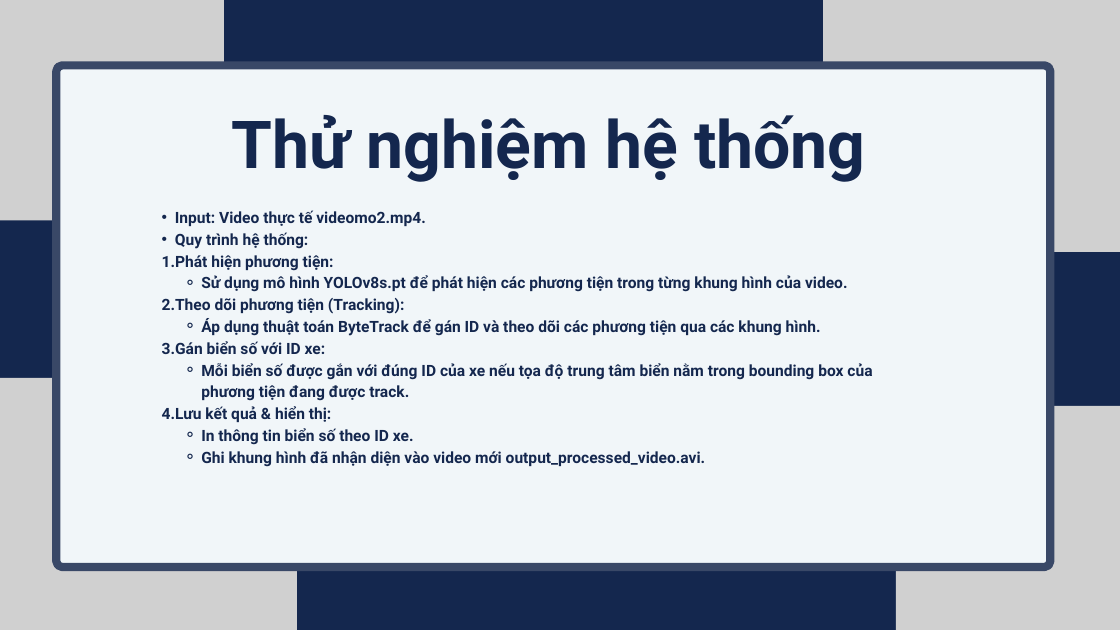
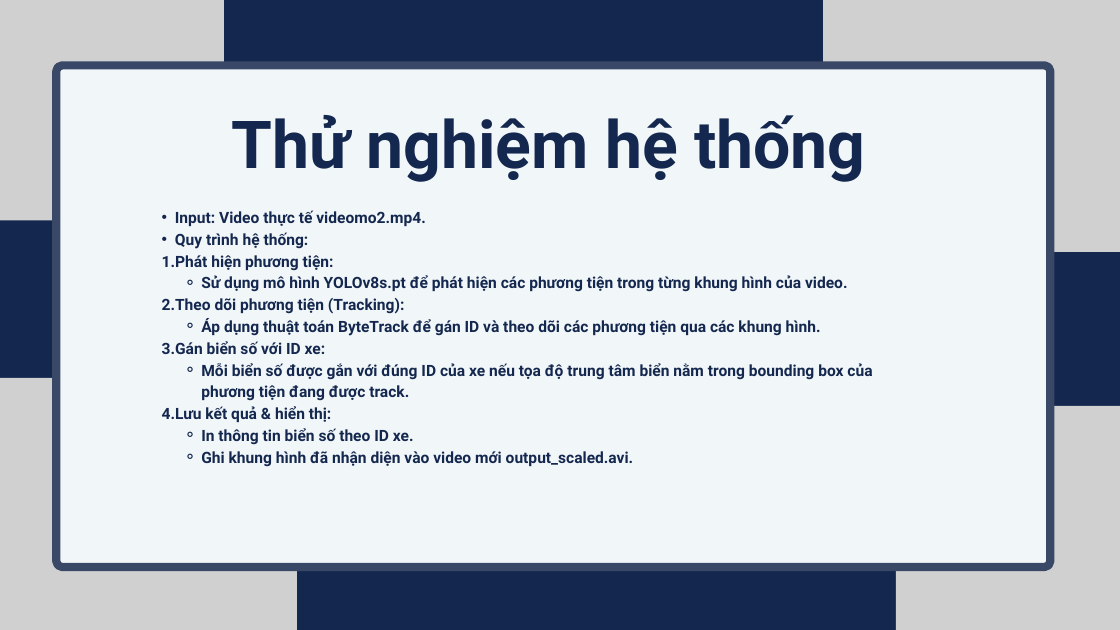
Before and after one commit to AnhTu259/Nhom_20_NMXLAS_HK243, a slide deck: slide 12 of Slide_Bao_Cao.pptx. Drawn at 1120x630 pixels with LibreOffice and Linux fonts; fonts in the diff are those of the drawing; grey boxes stand for pictures. Boxes give left, top, right and bottom in pixels: in the first picture for what was removed or moved away, otherwise in the second. Text is boxed around its words. In the diff, an @@ line names an element or a change of style, - is before the commit and + after.

```diff
--- a/Slide_Bao_Cao.pptx
+++ b/Slide_Bao_Cao.pptx
@@ text at bbox=[201, 451, 634, 466]: text changed @@
-    ⚬ Ghi khung hình đã nhận diện vào video mới output_processed_video.avi.
+    ⚬ Ghi khung hình đã nhận diện vào video mới output_scaled.avi.
```
Also in this commit, not shown: 3 other slides changed, 3 other files.
